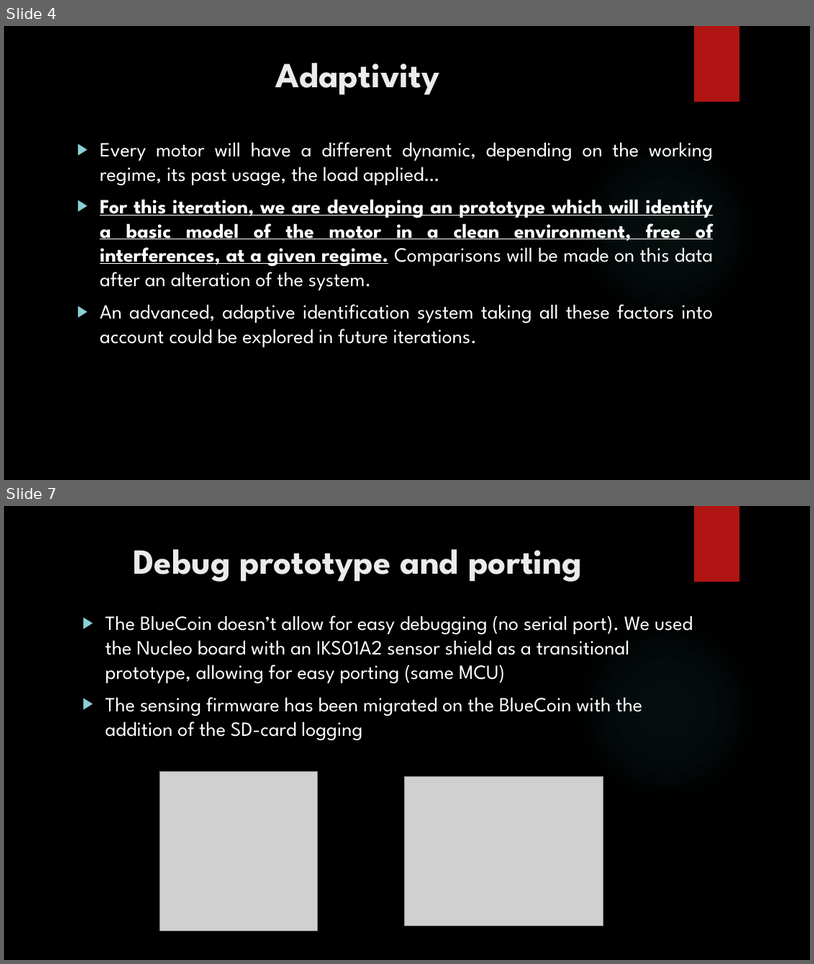
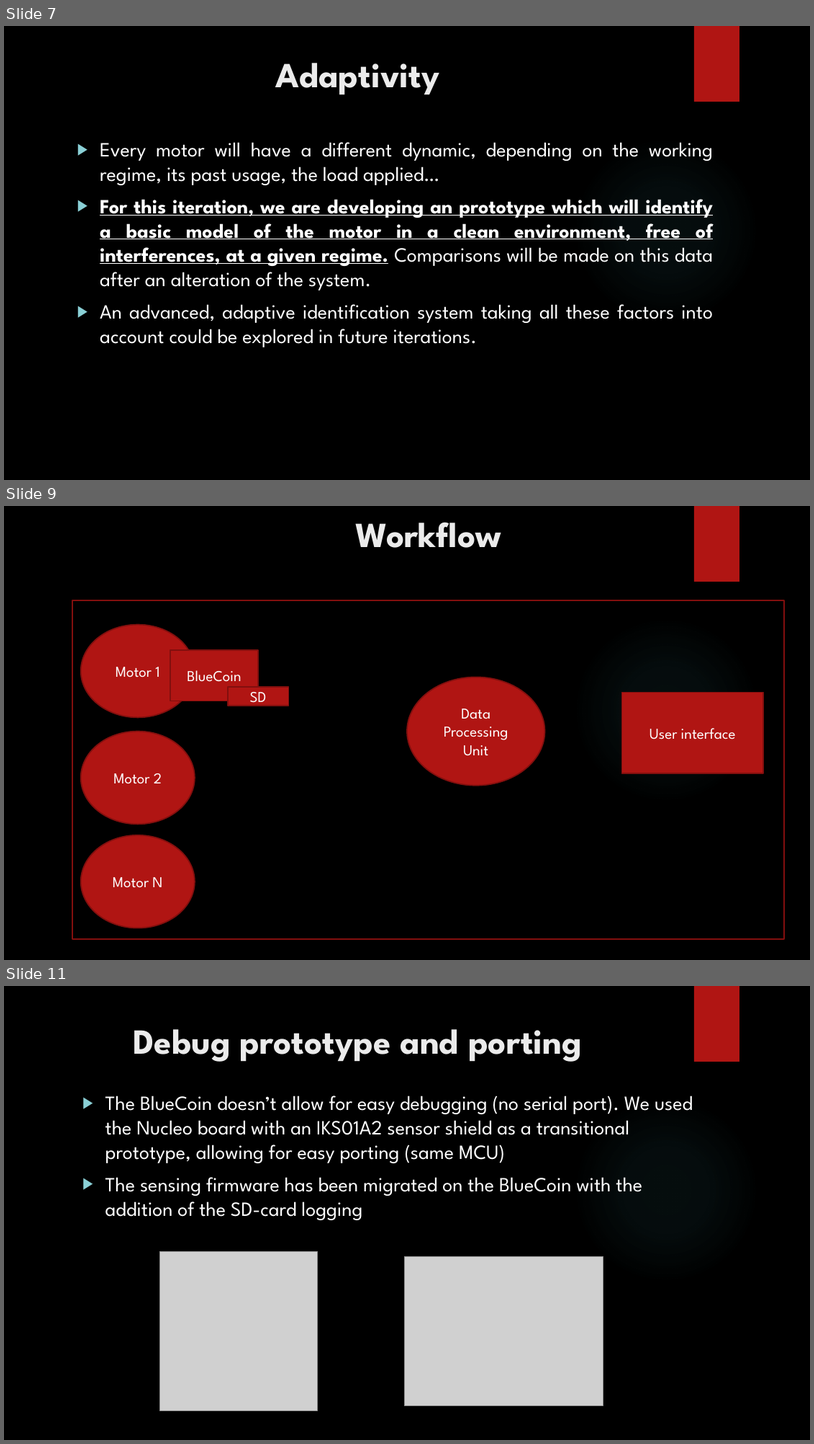
Before and after one commit to urzino/FanMonitoringBlueCoin, a slide deck: Pervasive_presentation_Milestone1_group8_lele.pptx. Shown one above the other, each under a label of ours: slides 4 and 7 before the commit, slides 7, 9 and 11 after it; the slides between them are not shown. The pictures are 814x964 and 814x1444 pixels, drawn with LibreOffice and Linux fonts; fonts in the diff are those of the drawing; grey boxes stand for pictures; background and template pictures are left out. Boxes give left, top, right and bottom in pixels: in the first picture for what was removed or moved away, otherwise in the second. Text is boxed around its words. In the diff, an @@ line names an element or a change of style, - is before the commit and + after.

```diff
--- a/Pervasive_presentation_Milestone1_group8_lele.pptx
+++ b/Pervasive_presentation_Milestone1_group8_lele.pptx
@@ slide 9 added at [4,506,810,960], background picture (left out); not listed: 2 template elements that a slide beside it also shows @@
@@ title added at [355,522,502,548], 42 pt, text #EBEBEB, bold @@
+Workflow
@@ rectangle added at [73,600,785,939], outline #82100E 1.5 pt @@
@@ ellipse added at [81,625,195,717], fill #B01513, outline #82100E 1.5 pt, 18 pt, text #FFFFFF @@
+Motor 1
@@ rectangle added at [170,650,258,701], fill #B01513, outline #82100E 1.5 pt, 18 pt, text #FFFFFF @@
+BlueCoin
@@ ellipse added at [407,677,545,785], fill #B01513, outline #82100E 1.5 pt, 18 pt, text #FFFFFF @@
+Data Processing Unit
@@ rectangle added at [228,687,289,705], fill #B01513, outline #82100E 1.5 pt, 18 pt, text #FFFFFF @@
+SD
@@ rectangle added at [622,692,764,773], fill #B01513, outline #82100E 1.5 pt, 18 pt, text #FFFFFF @@
+User interface
@@ ellipse added at [81,731,195,824], fill #B01513, outline #82100E 1.5 pt, 18 pt, text #FFFFFF @@
+Motor 2
@@ arrow added from (470, 731) to (530, 731), #B01513 0.75 pt @@
@@ ellipse added at [81,835,195,928], fill #B01513, outline #82100E 1.5 pt, 18 pt, text #FFFFFF @@
+Motor N
@@ what was slide 4 is now slide 7 @@
@@ what was slide 7 is now slide 11 @@
```
Also in this commit, not shown: 7 slides changed, 3 other slides added, 1 other file.
